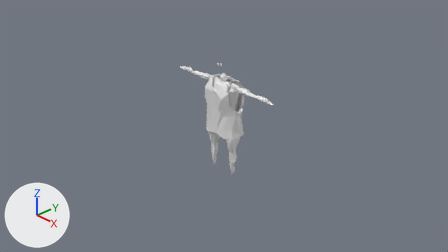
An edit to the Blender file maybraid/art/characters/clothes/tank_top.blend, drawn before and after from the same camera.
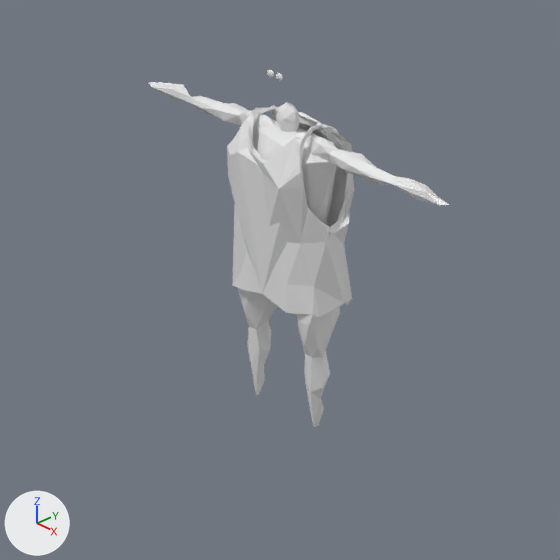
Each version appears first from the file's camera 'Camera', and next in a close-up on the part from 30% to 69% of the width and 16% to 86% of the height. Lighting does not change. The marker at lower left points along +X, +Y and +Z. The last two pictures show the newer version.
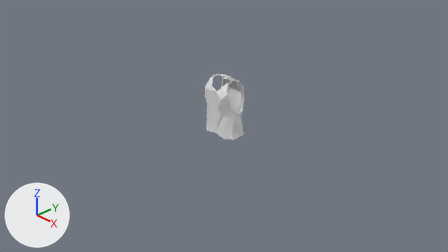
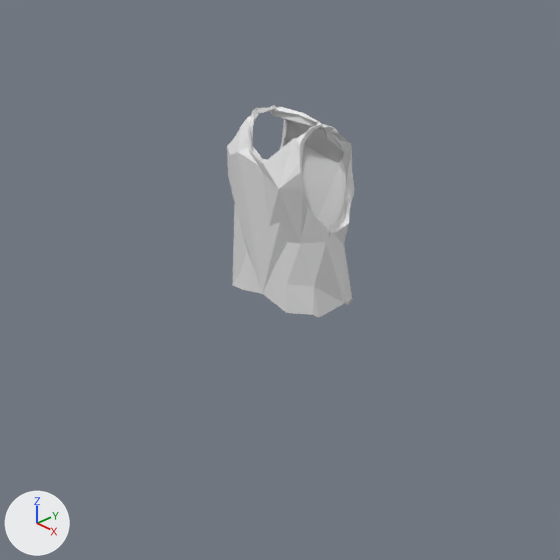
Boxes [x1, y1, x2, y2] around the edits, measured in the close-ups (560 x 560 px):
'Icosphere.011', deleted: before [149, 82, 449, 427]
'Icosphere.001', deleted: before [267, 69, 283, 81]

Diff of the bpy script that builds the scene:
```diff
--- a/maybraid/art/characters/clothes/tank_top.blend.py
+++ b/maybraid/art/characters/clothes/tank_top.blend.py
@@ ob_icosphere_001 @@
-ob_icosphere_001 = bpy.data.objects.new('Icosphere.001', me_icosphere_002)
-ob_icosphere_001.location = (0.0, 0.0, 1.062)
-ob_icosphere_001.scale = (0.16, 0.16, 0.16)
@@ ob_icosphere_011 @@
-ob_icosphere_011 = bpy.data.objects.new('Icosphere.011', me_icosphere_011)
-ob_icosphere_011.location = (0.0, 0.0, 0.0)
```
